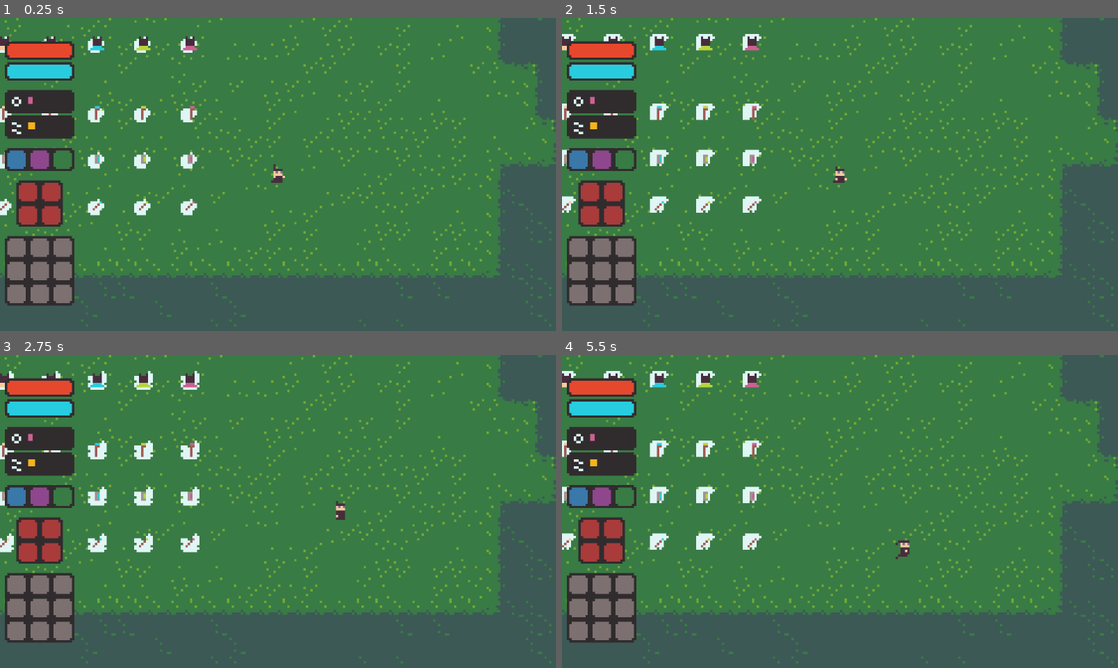
Above: before the commit, frames 1-4 (two rows, left to right).
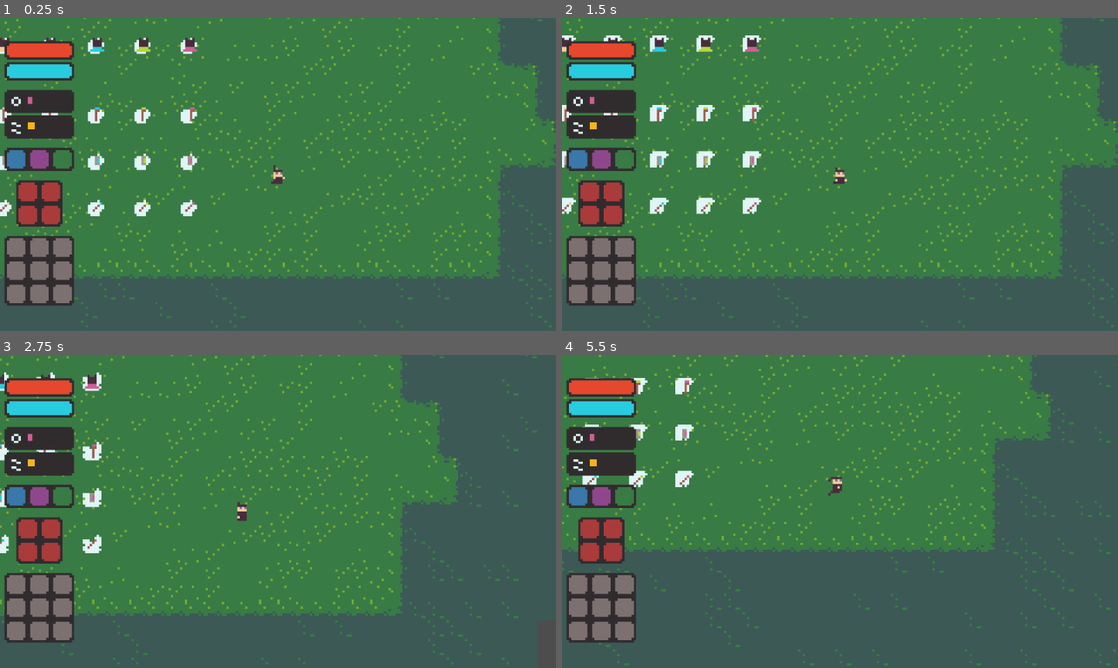
Above: after the commit, the same moments.

Repository: lownpho/mages
Game: Godot game, scene res://scenes/world.tscn
Two runs of this game, one before a commit and one after it. Both use one fixed random seed, a clock stepped at 60 frames per second and the inputs below.
Inputs (mouse positions are in pixels of both pictures, inside the frame that each line leads up to):
- Up to frame 1 (0.25 s): no input
- Up to frame 2 (1.5 s): drag from (578, 158) to (840, 174) at 0.52 s; tap Enter at 1.25 s; drag from (600, 158) to (840, 174) at 1.27 s
- Up to frame 3 (2.75 s): tap Space at 2 s; move the mouse to (61, 495) at 2.02 s; hold D (right) from 2.03 s (still down); right-click (61, 495) at 2.1 s; click (61, 495) at 2.17 s
- Up to frame 4 (5.5 s): release D (right) at 2.75 s; drag from (589, 530) to (567, 383) at 2.77 s; drag from (612, 530) to (612, 383) at 3.52 s; drag from (589, 552) to (612, 383) at 4.27 s; move the mouse to (612, 552) at 5.02 s; hold S (down) from 5.03 s (still down); right-click (612, 552) at 5.1 s; click (612, 552) at 5.17 s

The runs differ from the first frame. In frame 1, 4.6% of the frame differs, in the area x 0-100%, y 0-99%; in frame 2, 4.7%; in frame 3, 22%; in frame 4, 31%, in the area x 0-100%, y 0-100%.

Commit message:
add smooth camera lookahead

Diff:
--- a/game/characters/player/player.tscn
+++ b/game/characters/player/player.tscn
@@ -4,6 +4,7 @@
 [ext_resource type="PackedScene" uid="uid://dwcx7ak7tsow2" path="res://components/fsm.tscn" id="2_5dc8e"]
 [ext_resource type="Texture2D" uid="uid://b6f8woc2sylt2" path="res://characters/player/player.png" id="2_c6leb"]
 [ext_resource type="PackedScene" uid="uid://dlopyrxmowwhk" path="res://components/hurtbox.tscn" id="5_c6leb"]
+[ext_resource type="Script" uid="uid://cpxlcam7snap0" path="res://characters/player/player_camera.gd" id="6_cam"]
 
 [sub_resource type="Curve" id="Curve_5dc8e"]
 _data = [Vector2(0, 0), 0.0, 1.4, 0, 0, Vector2(1, 1), 0.0, 0.0, 0, 0]
@@ -139,12 +140,9 @@
 metadata/_edit_lock_ = true
 
 [node name="Camera2D" type="Camera2D" parent="." unique_id=832949489]
-drag_horizontal_enabled = true
-drag_vertical_enabled = true
-drag_left_margin = 0.4
-drag_top_margin = 0.4
-drag_right_margin = 0.4
-drag_bottom_margin = 0.4
+script = ExtResource("6_cam")
+lookahead_distance = 32.0
+lookahead_smoothing = 1.0
 
 [node name="Hurtbox" parent="." unique_id=1632214819 instance=ExtResource("5_c6leb")]
 radius = 4.0
--- /dev/null
+++ b/game/characters/player/player_camera.gd
@@ -0,0 +1,15 @@
+extends Camera2D
+
+@export var lookahead_distance: float = 20.0
+@export var lookahead_smoothing: float = 4.0
+
+@onready var _target: CharacterBody2D = get_parent()
+
+func _ready() -> void:
+	# Read velocity after the player has moved this frame
+	process_physics_priority = 500
+
+func _physics_process(delta: float) -> void:
+	var desired := _target.velocity.normalized() * lookahead_distance
+	var weight := 1.0 - exp(-lookahead_smoothing * delta)
+	position = position.lerp(desired, weight)
--- a/game/project.godot
+++ b/game/project.godot
@@ -113,9 +113,12 @@
 2d_physics/layer_9="Player Bullets"
 2d_physics/layer_10="Enemy Bullets"
 
+[physics]
+
+common/physics_interpolation=true
+
 [rendering]
 
 textures/canvas_textures/default_texture_filter=0
 renderer/rendering_method="gl_compatibility"
 renderer/rendering_method.mobile="gl_compatibility"
-2d/snap/snap_2d_transforms_to_pixel=true
Not shown, added: game/characters/player/player_camera.gd.uid
Not shown, changed: asset_src/graphics/ui/ui.ase
